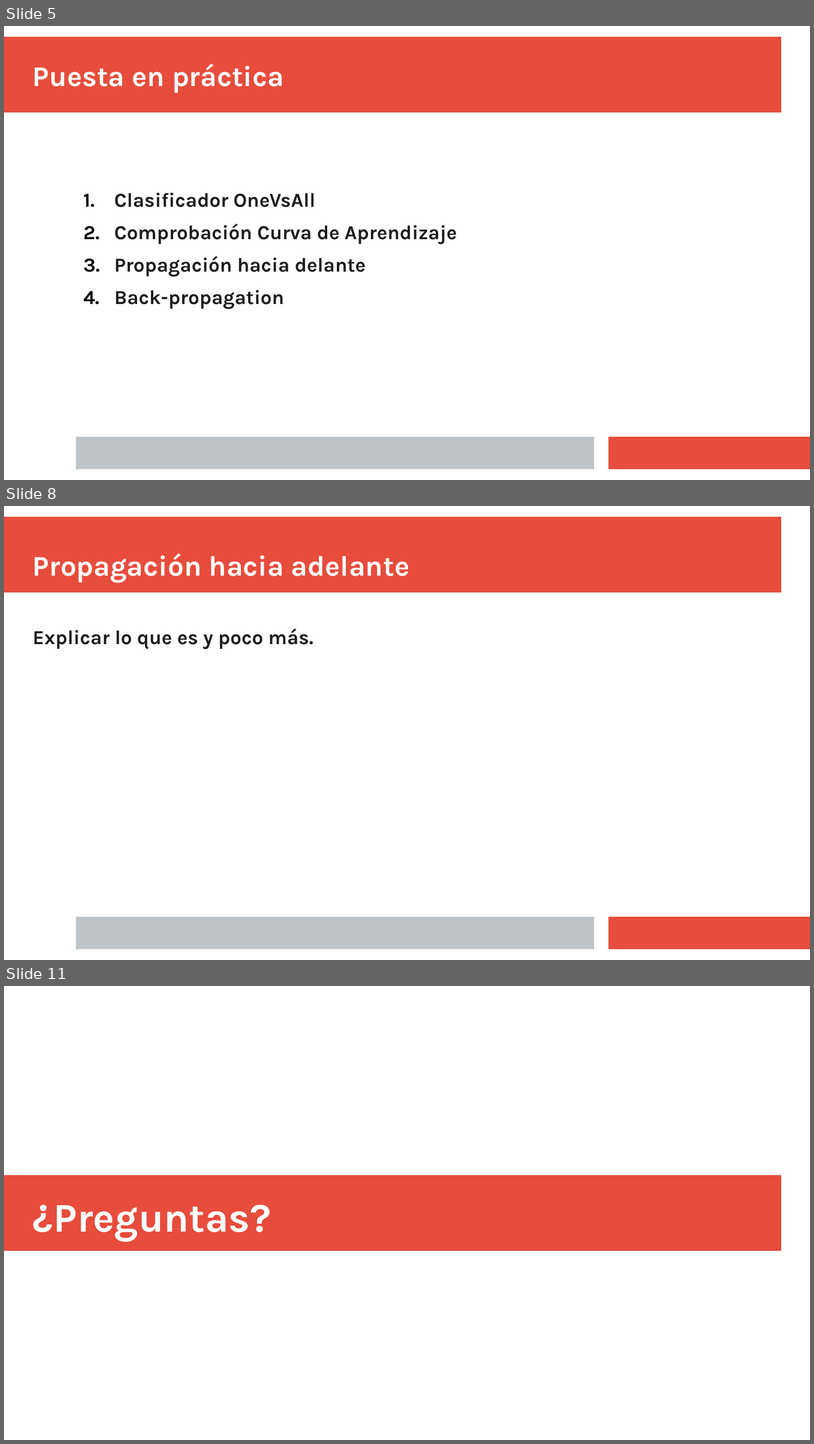
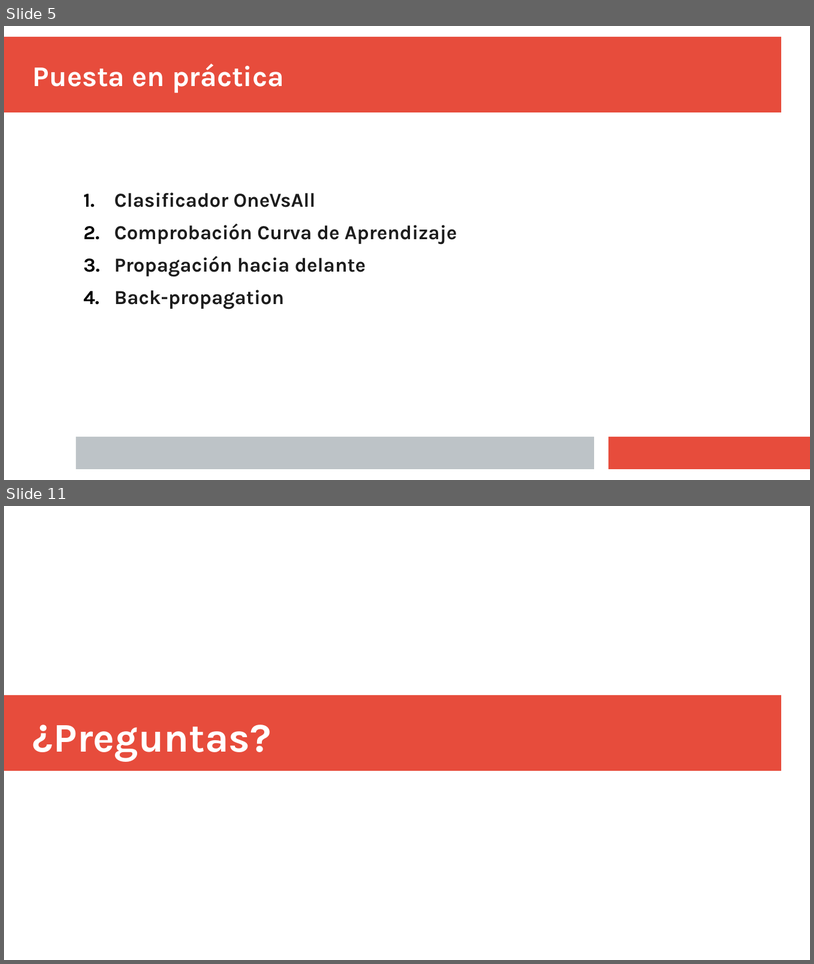
Before and after one commit to Lidiacon/AA, a slide deck: Proyecto/Presentación.odp. Shown one above the other, each under a label of ours: slides 5, 8 and 11 before the commit, slides 5 and 11 after it; the slides between them are not shown. The pictures are 814x1444 and 814x964 pixels, drawn with LibreOffice and Linux fonts; fonts in the diff are those of the drawing. Boxes give left, top, right and bottom in pixels: in the first picture for what was removed or moved away, otherwise in the second. Text is boxed around its words. In the diff, an @@ line names an element or a change of style, - is before the commit and + after.

```diff
--- a/Proyecto/Presentación.odp
+++ b/Proyecto/Presentación.odp
@@ slide 8 removed at <box>4,506,810,960</box>, background #FFFFFF; not listed: 3 template elements that a slide beside it also shows @@
@@ title removed at <box>33,553,410,583</box> @@
-Propagación hacia adelante
@@ text removed at <box>33,628,314,649</box> @@
-Explicar lo que es y poco más.
```
Also in this commit, not shown: 3 slides changed, 3 slides added, 2 other slides removed.
